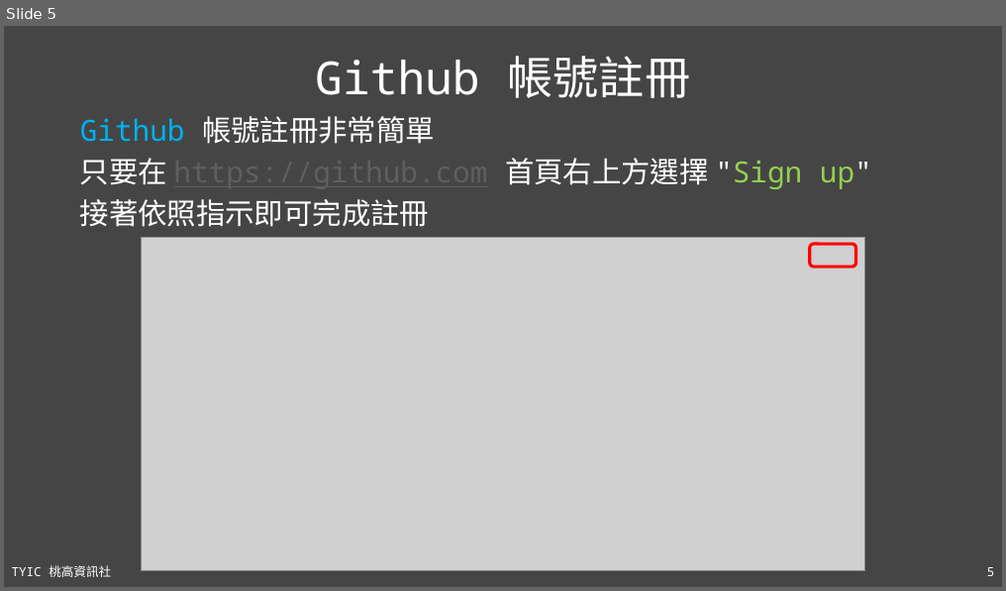
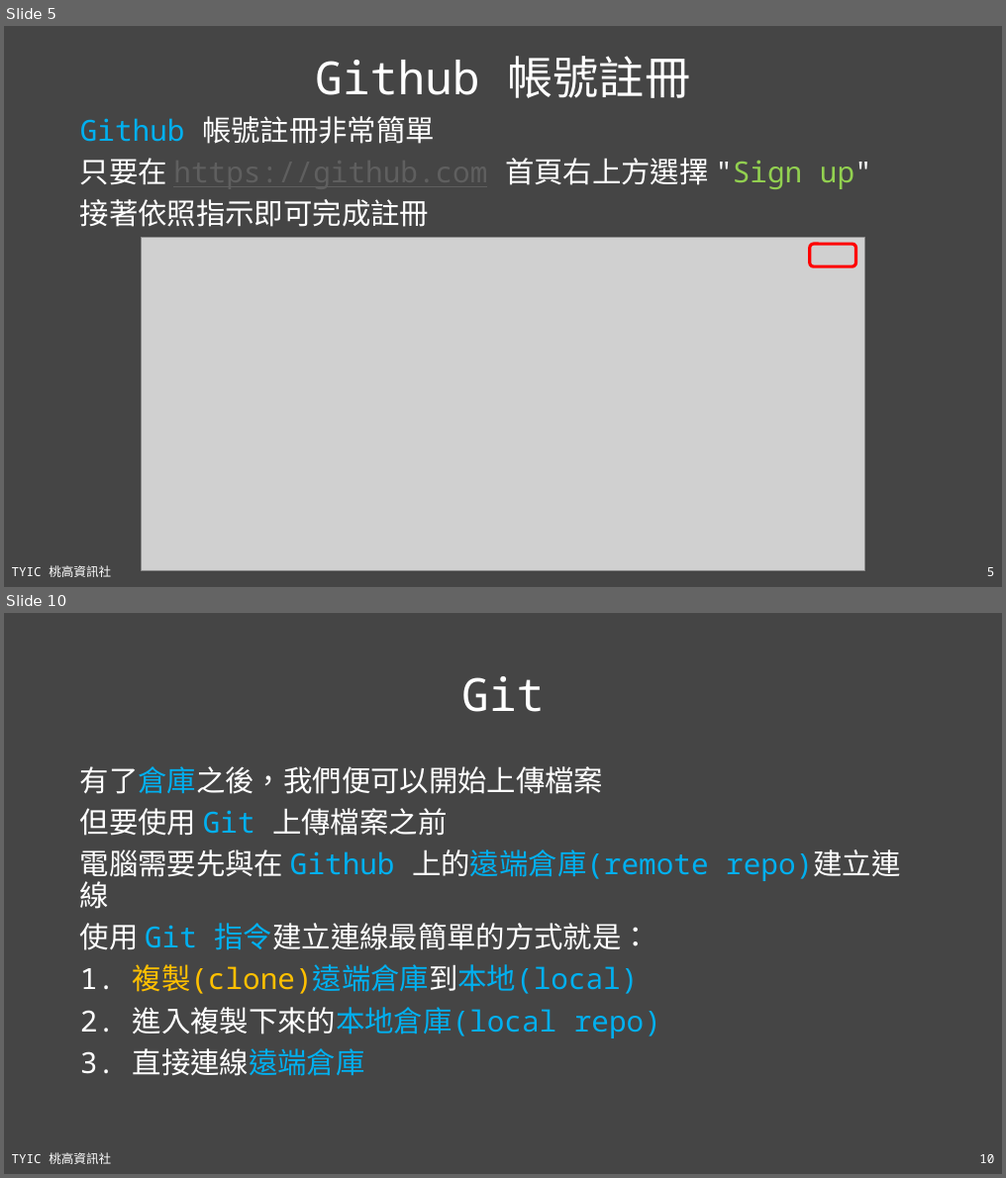
Before and after one commit to TYSHIC/slides, a slide deck: ppt/16_Git 與 Github.pptx. Shown one above the other, each under a label of ours: slide 5 before the commit, slides 5 and 10 after it; the slides between them are not shown. The pictures are 1006x591 and 1006x1178 pixels, drawn with LibreOffice and Linux fonts; fonts in the diff are those of the drawing; grey boxes stand for pictures. Boxes give left, top, right and bottom in pixels: in the first picture for what was removed or moved away, otherwise in the second. Text is boxed around its words. In the diff, an @@ line names an element or a change of style, - is before the commit and + after.

```diff
--- a/ppt/16_Git 與 Github.pptx
+++ b/ppt/16_Git 與 Github.pptx
@@ slide 10 added at <box>4,613,1002,1174</box>, background #454545; not listed: 2 template elements that a slide beside it also shows @@
@@ title added at <box>461,676,544,712</box>, 44 pt, text #FFFFFF @@
+Git
@@ text added at <box>80,766,900,1076</box>, 28 pt, text #FFFFFF @@
+有了倉庫之後，我們便可以開始上傳檔案
+但要使用 Git 上傳檔案之前
+電腦需要先與在 Github 上的遠端倉庫(remote repo)建立連線
+使用 Git 指令建立連線最簡單的方式就是：
+1. 複製(clone)遠端倉庫到本地(local)
+2. 進入複製下來的本地倉庫(local repo)
+3. 直接連線遠端倉庫
```
Also in this commit, not shown: 2 slides changed, 5 other slides added, 19 other files.
